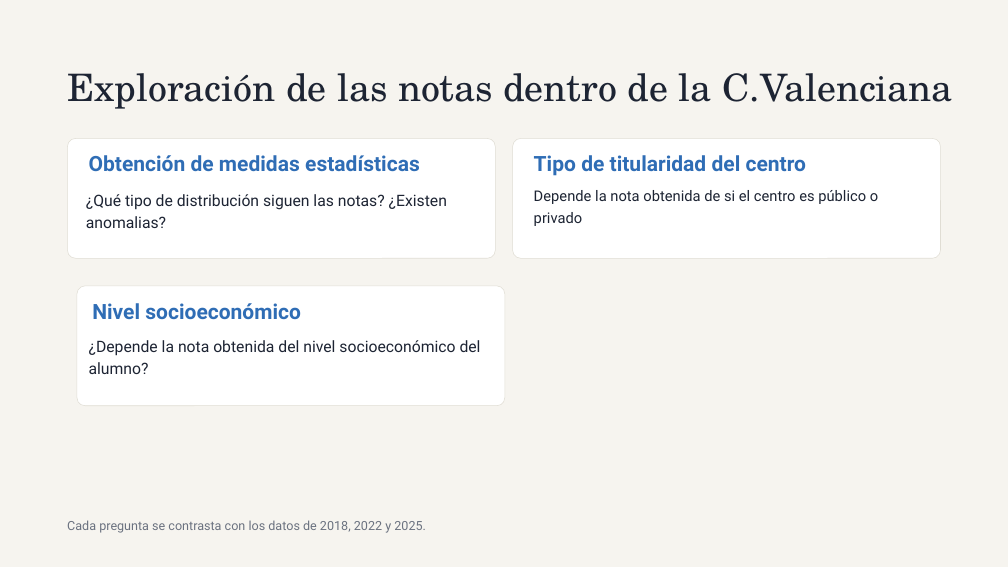
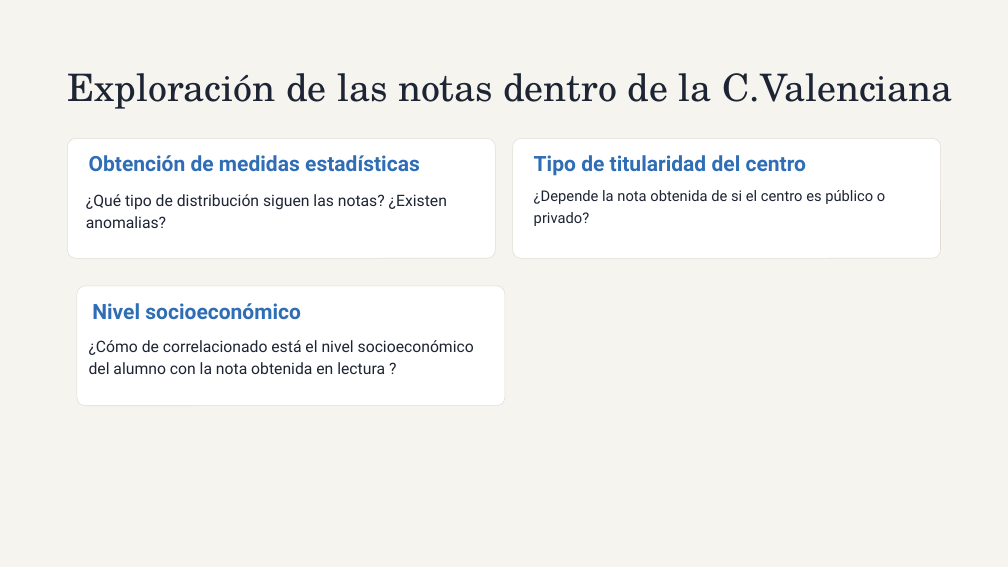
Before and after one commit to PaulitaLull/EDA_PAULA_LULL, a slide deck: slide 3 of ppt.pptx. Drawn at 1008x567 pixels with LibreOffice and Linux fonts; fonts in the diff are those of the drawing. Boxes give left, top, right and bottom in pixels: in the first picture for what was removed or moved away, otherwise in the second. Text is boxed around its words. In the diff, an @@ line names an element or a change of style, - is before the commit and + after.

```diff
--- a/ppt.pptx
+++ b/ppt.pptx
@@ text at [534,190,885,226]: text changed @@
-Depende la nota obtenida de si el centro es público o privado
+¿Depende la nota obtenida de si el centro es público o privado?
@@ text at [89,340,474,374]: text changed @@
-¿Depende la nota obtenida del nivel socioeconómico del alumno?
+¿Cómo de correlacionado está el nivel socioeconómico del alumno con la nota obtenida en lectura ?
@@ text removed at [67,520,426,533] @@
-Cada pregunta se contrasta con los datos de 2018, 2022 y 2025.
```
Also in this commit, not shown: 10 other slides changed, 9 other files.
